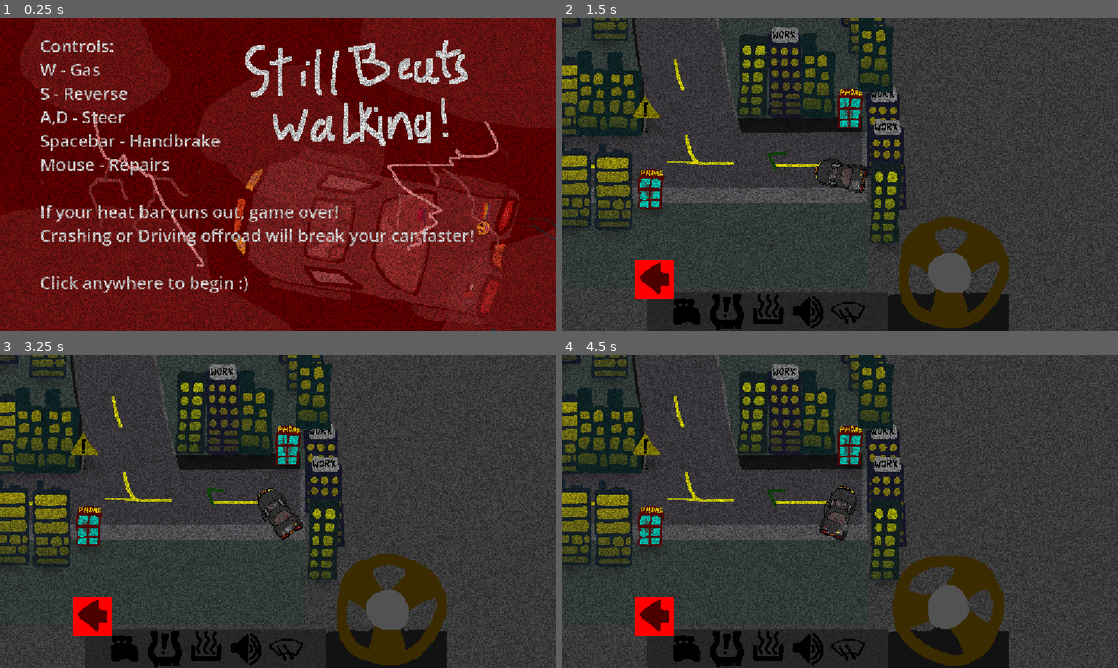
Above: before the commit, frames 1-4 (two rows, left to right).
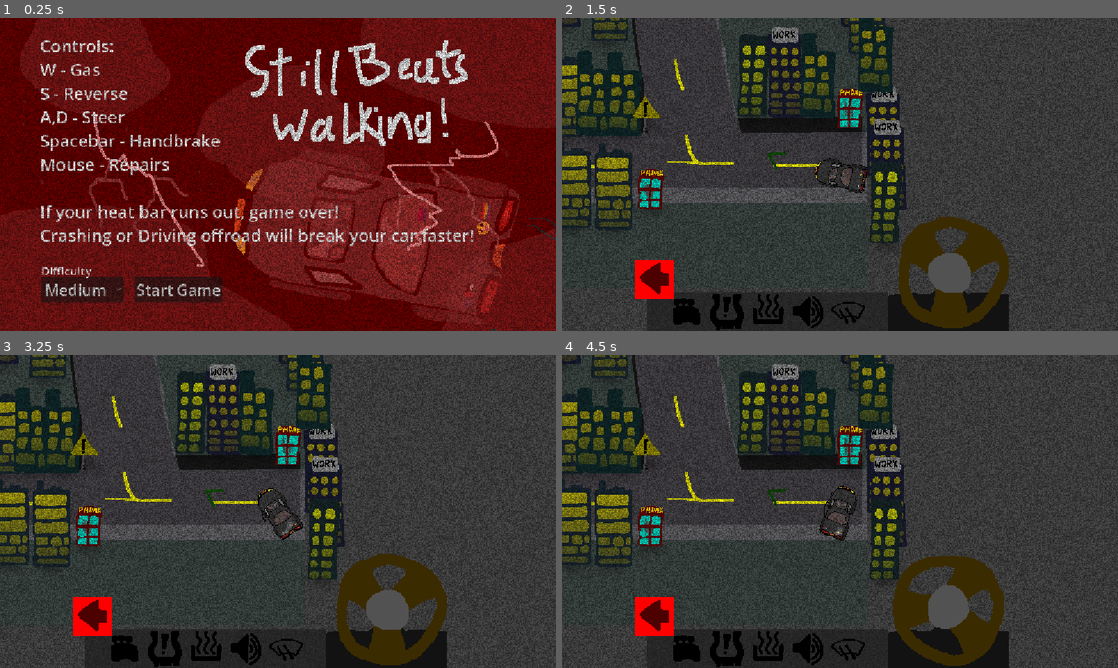
Above: after the commit, the same moments.

Repository: DBorgKiwami/game-jam-2
Game: Godot game, scene res://levels/startgame.tscn
Same seed, same stepped clock (60 frames per second), same inputs: the game is played once before the commit and once after it. The engine's default icon, where the game draws it, is replaced by a stand-in: a white triangle on a blue panel in a dark square.
Inputs (mouse positions are in pixels of both pictures, inside the frame that each line leads up to):
- Up to frame 1 (0.25 s): no input
- Up to frame 2 (1.5 s): click (645, 290) at 0.5 s, where only the run after the commit has a clickable "Medium"; click (739, 290) at 1.25 s, where only the run after the commit has a clickable "Start Game"
- Up to frame 3 (3.25 s): move the mouse to (400, 495) at 2.02 s; press the mouse at (400, 495) at 2.03 s; hold Right (turn_right) 2.03-2.78 s; move the mouse to (166, 527) at 2.77 s; release the mouse at (166, 527) at 2.78 s; hold Space (brakes) from 2.78 s (still down); tap Up (gas_pedal) at 2.85 s; click (166, 527) at 3.05 s
- Up to frame 4 (4.5 s): move the mouse to (895, 442) at 3.52 s; release Space (brakes) at 3.53 s; press the mouse at (895, 442) at 3.53 s; hold Right (turn_right) from 3.53 s (still down); move the mouse to (812, 574) at 4.27 s; release the mouse at (812, 574) at 4.28 s; click (812, 574) at 4.35 s

The runs differ from the first frame. In frame 1, 2.7% of the frame differs, in the area x 7-45%, y 79-92%; in frame 2, less than 0.1%; in frame 3, less than 0.1%; in frame 4, less than 0.1%.

Commit message:
difficulty + gameover->startscreen

Diff:
--- a/globals/player_stats.gd
+++ b/globals/player_stats.gd
@@ -13,6 +13,16 @@
 	"Clear the foggy windshield by moving the wipers up and down with your mouse"
 ]
 
+var difficulty_settings := {
+	# setting: [easy, med, hard]
+	"shrink_speed": [5.0, 7.5, 10.0],
+	"offroad_damage": [2.5, 5.0, 10.0],
+	"wait_time": [35.0, 25.0, 10.0]
+}
+
+enum difficulty_modes {EASY, MEDIUM, HARD}
+var difficulty := difficulty_modes.MEDIUM # default
+
 func reset():
 	health = 100.0
 	hasBeenToDriveThru = false
--- a/levels/gameover.gd
+++ b/levels/gameover.gd
@@ -1,11 +1,12 @@
 extends CanvasLayer
 const TESTLEVEL = preload("uid://ccpandbhv4j6j")
+const STARTGAME = preload("uid://vsj5pvmyjnb0")
 
 func _on_restart_button_pressed() -> void:
 	#print("heyyyy")
 	##print(PlayerStats.health)
 	#print("resetted car and player stats now changing back to level")
-	get_tree().change_scene_to_packed(TESTLEVEL)
+	get_tree().change_scene_to_packed(STARTGAME)
 
 func _ready() -> void:
 	CarStats.reset()
--- a/levels/startgame.gd
+++ b/levels/startgame.gd
@@ -2,9 +2,16 @@
 const TESTLEVEL = preload("uid://ccpandbhv4j6j")
 
 # Called every frame. 'delta' is the elapsed time since the previous frame.
-func _process(delta: float) -> void:
-	if Input.is_action_pressed("left_click"):
-		start()
+#func _process(delta: float) -> void:
+	#if Input.is_action_pressed("left_click"):
+		#start()
 
 func start():
 	get_tree().change_scene_to_packed(TESTLEVEL)
+
+func _on_option_button_item_selected(index: int) -> void:
+	PlayerStats.difficulty = index
+	print("changing difficulty!")
+	print(PlayerStats.difficulty_settings["shrink_speed"][PlayerStats.difficulty])
+	print(PlayerStats.difficulty_settings["wait_time"][PlayerStats.difficulty])
+	print(PlayerStats.difficulty_settings["offroad_damage"][PlayerStats.difficulty])
--- a/levels/startgame.tscn
+++ b/levels/startgame.tscn
@@ -57,6 +57,38 @@
 Mouse - Repairs
 
 If your heat bar runs out, game over!
-Crashing or Driving offroad will break your car faster!
+Crashing or Driving offroad will break your car faster!"
 
-Click anywhere to begin :)"
+[node name="OptionButton" type="OptionButton" parent="." unique_id=529457484]
+offset_left = 85.0
+offset_top = 536.0
+offset_right = 256.0
+offset_bottom = 589.0
+theme_override_font_sizes/font_size = 32
+selected = 1
+item_count = 3
+popup/item_0/text = "Easy"
+popup/item_0/id = 0
+popup/item_1/text = "Medium"
+popup/item_1/id = 1
+popup/item_2/text = "Hard"
+popup/item_2/id = 2
+
+[node name="Difficulty" type="Label" parent="OptionButton" unique_id=1717367809]
+layout_mode = 1
+offset_top = -29.0
+offset_right = 124.0
+offset_bottom = 5.0
+theme_override_font_sizes/font_size = 24
+text = "Difficulty"
+
+[node name="StartButton" type="Button" parent="." unique_id=533823057]
+offset_left = 279.0
+offset_top = 536.0
+offset_right = 362.0
+offset_bottom = 589.0
+theme_override_font_sizes/font_size = 32
+text = "Start Game"
+
+[connection signal="item_selected" from="OptionButton" to="." method="_on_option_button_item_selected"]
+[connection signal="pressed" from="StartButton" to="." method="start"]
--- a/player/player.gd
+++ b/player/player.gd
@@ -9,6 +9,7 @@
 var offroaddamage = 0.0
 @onready var engineAudio : AudioStreamPlayer2D = $AudioStreamPlayer2D
 
+@onready var timer: Timer = $Timer
 @onready var fog_reference : ColorRect = get_tree().get_first_node_in_group("fog")
 @export var maxSpeed : float = 100.0
 @export var maxBrakingSpeed : float = 20.0
@@ -35,8 +36,10 @@
 
 func _ready() -> void:
 	direction = direction.rotated(rotation)
+	timer.wait_time = PlayerStats.difficulty_settings["wait_time"][PlayerStats.difficulty]
 	SignalBus.connect("reached_house", victory)
 	SignalBus.connect("broken_part", _break_part)
+	offroaddammageval = PlayerStats.difficulty_settings["offroad_damage"][PlayerStats.difficulty]
 
 func victory():
 	print("Your Win!")
@@ -75,7 +78,7 @@
 		fog_tween = create_tween()
 		fog_tween.tween_property(fog_reference, "modulate:a", target, 0.1)
 
-
+var offroaddammageval = 5.0
 func _physics_process(delta: float) -> void:#
 	# Check if player is breaking
 
@@ -89,7 +92,7 @@
 		offroaddamage += delta
 		if offroaddamage > 10.0:
 			CarStats.break_something()
-			offroaddamage -= 5.0
+			offroaddamage -= offroaddammageval
 	#print(offroaddamage)
 
 	if Input.is_action_pressed("brakes") or offroad:
--- a/storm/storm.gd
+++ b/storm/storm.gd
@@ -1,10 +1,10 @@
 extends Area2D
 
-@export var shrinkSpeed = 100.0
+@export var shrinkSpeed = 7.5
 
 # Called when the node enters the scene tree for the first time.
 func _ready() -> void:
-	pass # Replace with function body.
+	shrinkSpeed = PlayerStats.difficulty_settings["shrink_speed"][PlayerStats.difficulty]
 
 # Called every frame. 'delta' is the elapsed time since the previous frame.
 func _process(delta: float) -> void:
